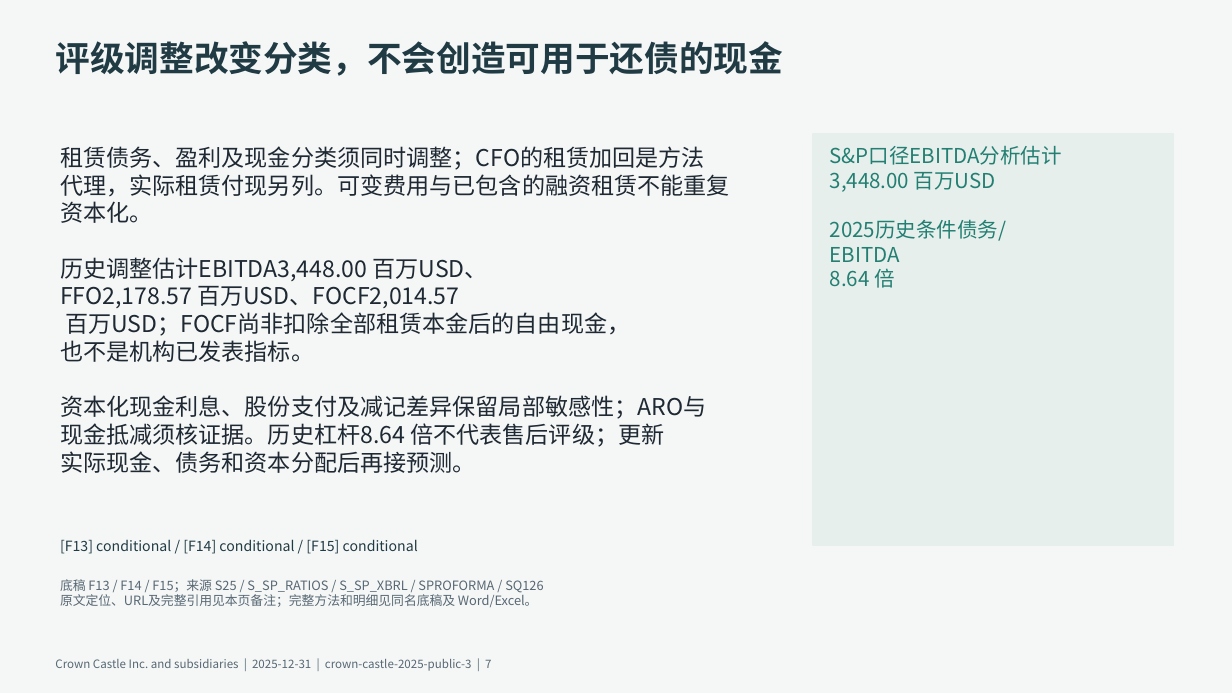
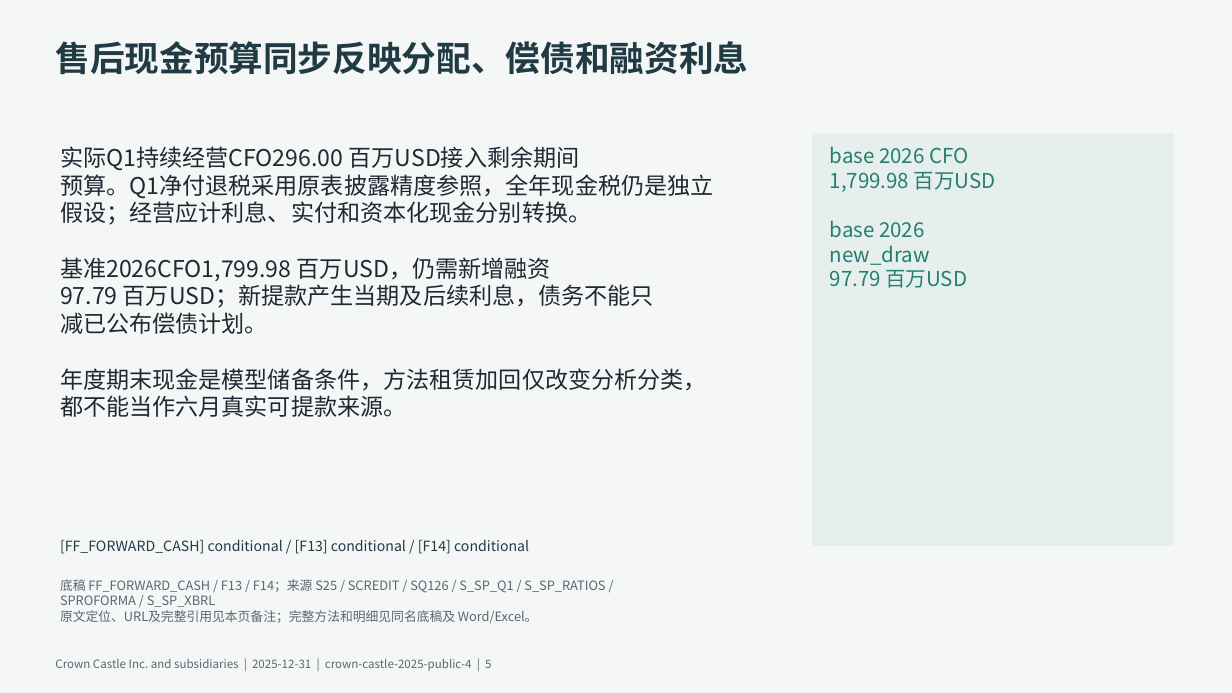
Before and after one commit to qingkongwanli0l/annual-report-analysis, a slide deck: slide 5 of examples/crown-castle-2025/deliverables/presentation.pptx (slide 7 before the commit). Drawn at 1232x693 pixels with LibreOffice and Linux fonts; fonts in the diff are those of the drawing. Boxes give left, top, right and bottom in pixels: in the first picture for what was removed or moved away, otherwise in the second. Text is boxed around its words. In the diff, an @@ line names an element or a change of style, - is before the commit and + after.

Commit message:
Complete Crown conditional credit case and recovery guidance

```diff
--- a/examples/crown-castle-2025/deliverables/presentation.pptx
+++ b/examples/crown-castle-2025/deliverables/presentation.pptx
@@ text at (55,41,748,74): text changed @@
-评级调整改变分类，不会创造可用于还债的现金
+售后现金预算同步反映分配、偿债和融资利息
@@ text at (60,146,714,417): text changed @@
-租赁债务、盈利及现金分类须同时调整；CFO的租赁加回是方法
-代理，实际租赁付现另列。可变费用与已包含的融资租赁不能重复
-资本化。
-历史调整估计EBITDA3,448.00 百万USD、
-FFO2,178.57 百万USD、FOCF2,014.57
-百万USD；FOCF尚非扣除全部租赁本金后的自由现金，
-也不是机构已发表指标。
-资本化现金利息、股份支付及减记差异保留局部敏感性；ARO与
-现金抵减须核证据。历史杠杆8.64 倍不代表售后评级；更新
-实际现金、债务和资本分配后再接预测。
+实际Q1持续经营CFO296.00 百万USD接入剩余期间
+预算。Q1净付退税采用原表披露精度参照，全年现金税仍是独立
+假设；经营应计利息、实付和资本化现金分别转换。
+基准2026CFO1,799.98 百万USD，仍需新增融资
+97.79 百万USD；新提款产生当期及后续利息，债务不能只
+减已公布偿债计划。
+年度期末现金是模型储备条件，方法租赁加回仅改变分析分类，
+都不能当作六月真实可提款来源。
@@ text at (830,146,996,288): text changed @@
-S&P口径EBITDA分析估计
-3,448.00 百万USD
-2025历史条件债务/
-EBITDA
-8.64 倍
+base 2026 CFO
+1,799.98 百万USD
+base 2026
+new_draw
+97.79 百万USD
@@ text at (60,539,529,554): text changed @@
-[F13] conditional / [F14] conditional / [F15] conditional
+[FF_FORWARD_CASH] conditional / [F13] conditional / [F14] conditional
@@ text at (60,579,605,607): text changed @@
-底稿 F13 / F14 / F15；来源 S25 / S_SP_RATIOS / S_SP_XBRL / SPROFORMA / SQ126
+底稿 FF_FORWARD_CASH / F13 / F14；来源 S25 / SCREDIT / SQ126 / S_SP_Q1 / S_SP_RATIOS /
+SPROFORMA / S_SP_XBRL
@@ text at (55,659,491,671): text changed @@
-Crown Castle Inc. and subsidiaries | 2025-12-31 | crown-castle-2025-public-3 | 7
+Crown Castle Inc. and subsidiaries | 2025-12-31 | crown-castle-2025-public-4 | 5
```
Also in this commit, not shown: 7 other slides changed, 8 slides added, 1 slide removed, 11 other files.
